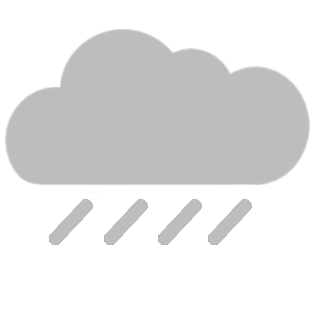
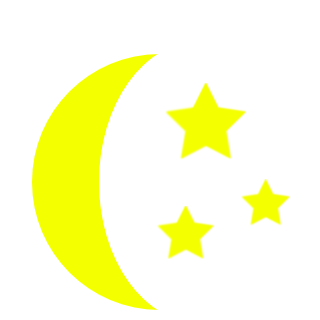
Layers edited between the first and the second 320x320 image:
hid group "Rain" (2 layers) over left=32, top=191, right=290, bottom=310
painted on "Lines" (4th of 5, in "Rain") over left=32, top=191, right=290, bottom=310
